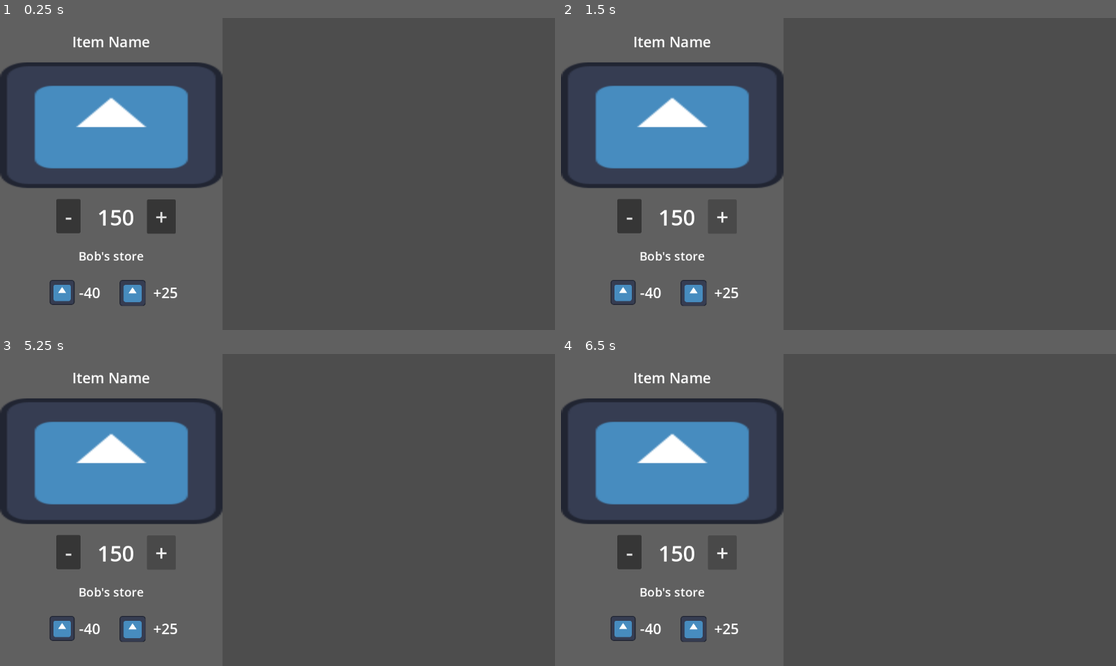
Above: before the commit, frames 1-4 (two rows, left to right).
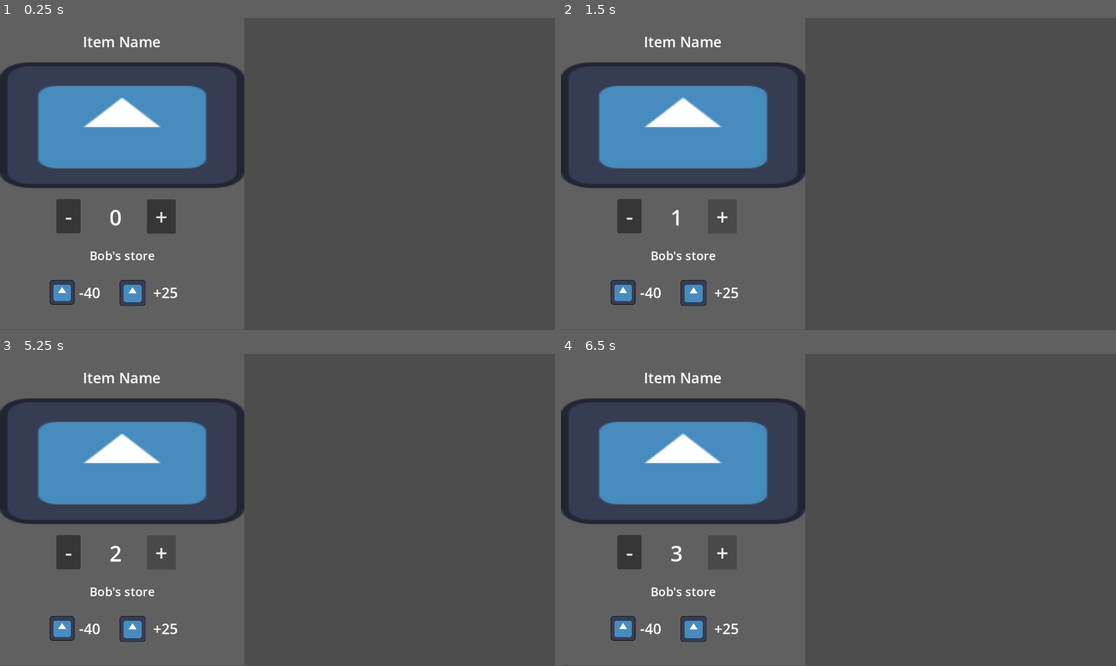
Above: after the commit, the same moments.

Repository: asiderys/ROOT16-Game-Jam
Game: Godot game, scene res://product_card.tscn
The game is run twice, just before and just after one commit, with the same random seed, the same clock (stepped at 60 frames per second) and the same inputs. Before the commit the project has no main scene; this scene is started directly in both runs. The engine's default icon, where the game draws it, is replaced by a stand-in: a white triangle on a blue panel in a dark square.
Inputs:
- Up to frame 1 (0.25 s): no input
- Up to frame 2 (1.5 s): click "-" at 0.5 s; click "+" at 1.25 s
- Up to frame 3 (5.25 s): click "-" at 2 s; click "+" at 2.75 s; click "-" at 3.5 s; click "+" at 4.25 s; tap Enter at 5 s
- Up to frame 4 (6.5 s): tap Space at 5.75 s

The runs differ from the first frame. In frame 1, 3.5% of the frame differs, in the area x 6-45%, y 6-78%; in frame 2, 3.5%; in frame 3, 3.5%; in frame 4, 3.5%.

Commit message:
Created restocking menu

Diff:
--- /dev/null
+++ b/Restocking.tscn
@@ -0,0 +1,50 @@
+[gd_scene format=3 uid="uid://dghjohdt4f5s8"]
+
+[ext_resource type="PackedScene" uid="uid://dtxngu4u3aui3" path="res://product_card.tscn" id="1_575rj"]
+
+[node name="Restocking" type="Control" unique_id=1323624672]
+layout_mode = 3
+anchors_preset = 15
+anchor_right = 1.0
+anchor_bottom = 1.0
+grow_horizontal = 2
+grow_vertical = 2
+
+[node name="ScrollContainer" type="ScrollContainer" parent="." unique_id=1152177846]
+custom_minimum_size = Vector2(6.015, 13.545)
+layout_mode = 1
+anchors_preset = 15
+anchor_right = 1.0
+anchor_bottom = 1.0
+grow_horizontal = 2
+grow_vertical = 2
+
+[node name="VBoxContainer" type="GridContainer" parent="ScrollContainer" unique_id=2145477403]
+layout_mode = 2
+size_flags_horizontal = 3
+size_flags_vertical = 3
+columns = 2
+
+[node name="ProductCard2" parent="ScrollContainer/VBoxContainer" unique_id=897568947 instance=ExtResource("1_575rj")]
+layout_mode = 2
+
+[node name="ProductCard3" parent="ScrollContainer/VBoxContainer" unique_id=2112848937 instance=ExtResource("1_575rj")]
+layout_mode = 2
+
+[node name="ProductCard4" parent="ScrollContainer/VBoxContainer" unique_id=1564079644 instance=ExtResource("1_575rj")]
+layout_mode = 2
+
+[node name="ProductCard5" parent="ScrollContainer/VBoxContainer" unique_id=1605225416 instance=ExtResource("1_575rj")]
+layout_mode = 2
+
+[node name="ProductCard6" parent="ScrollContainer/VBoxContainer" unique_id=2107944140 instance=ExtResource("1_575rj")]
+layout_mode = 2
+
+[node name="ProductCard7" parent="ScrollContainer/VBoxContainer" unique_id=1445310710 instance=ExtResource("1_575rj")]
+layout_mode = 2
+
+[node name="ProductCard8" parent="ScrollContainer/VBoxContainer" unique_id=1281273093 instance=ExtResource("1_575rj")]
+layout_mode = 2
+
+[node name="ProductCard" parent="ScrollContainer/VBoxContainer" unique_id=276823760 instance=ExtResource("1_575rj")]
+layout_mode = 2
--- /dev/null
+++ b/product_card.gd
@@ -0,0 +1,21 @@
+extends Control
+
+var amount_purchase = 0
+# Called when the node enters the scene tree for the first time.
+func _ready() -> void:
+	pass # Replace with function body.
+
+
+# Called every frame. 'delta' is the elapsed time since the previous frame.
+func _process(delta: float) -> void:
+	$Amount.text = str(amount_purchase)
+
+
+func decrease_purchase_amount() -> void:
+	amount_purchase = clamp(amount_purchase - 1, 0,INF)
+
+
+
+
+func increase_purchase_amount() -> void:
+	amount_purchase = clamp(amount_purchase + 1, 0,INF)
--- a/product_card.tscn
+++ b/product_card.tscn
@@ -1,15 +1,16 @@
 [gd_scene format=3 uid="uid://dtxngu4u3aui3"]
 
 [ext_resource type="Texture2D" uid="uid://fo27rpgrtwec" path="res://icon.svg" id="1_t13al"]
+[ext_resource type="Script" uid="uid://d2sgm1uley0o3" path="res://product_card.gd" id="1_y2gr7"]
 
-[node name="ProductCard" type="Control" unique_id=276823760]
+[node name="ProductCard" type="Control" unique_id=1393804491]
+custom_minimum_size = Vector2(507, 647)
 layout_mode = 3
-anchors_preset = 15
-anchor_right = 1.0
-anchor_bottom = 1.0
-offset_right = -690.0
-grow_horizontal = 2
-grow_vertical = 2
+anchor_right = 0.45400003
+anchor_bottom = 0.5
+offset_right = -16.008057
+offset_bottom = 323.0
+script = ExtResource("1_y2gr7")
 
 [node name="Background" type="ColorRect" parent="." unique_id=697222245]
 layout_mode = 1
@@ -61,6 +62,7 @@
 offset_bottom = 445.0
 theme_override_font_sizes/font_size = 45
 text = "150"
+horizontal_alignment = 1
 
 [node name="Increase" type="Button" parent="." unique_id=614458908]
 custom_minimum_size = Vector2(40, 0)
@@ -122,3 +124,6 @@
 offset_bottom = 591.0
 theme_override_font_sizes/font_size = 30
 text = "+25"
+
+[connection signal="pressed" from="Decrease" to="." method="decrease_purchase_amount"]
+[connection signal="pressed" from="Increase" to="." method="increase_purchase_amount"]
--- a/project.godot
+++ b/project.godot
@@ -11,6 +11,7 @@
 [application]
 
 config/name="ROOT16"
+run/main_scene="uid://dtxngu4u3aui3"
 config/features=PackedStringArray("4.6", "Forward Plus")
 config/icon="res://icon.svg"
 
Not shown, added: product_card.gd.uid
